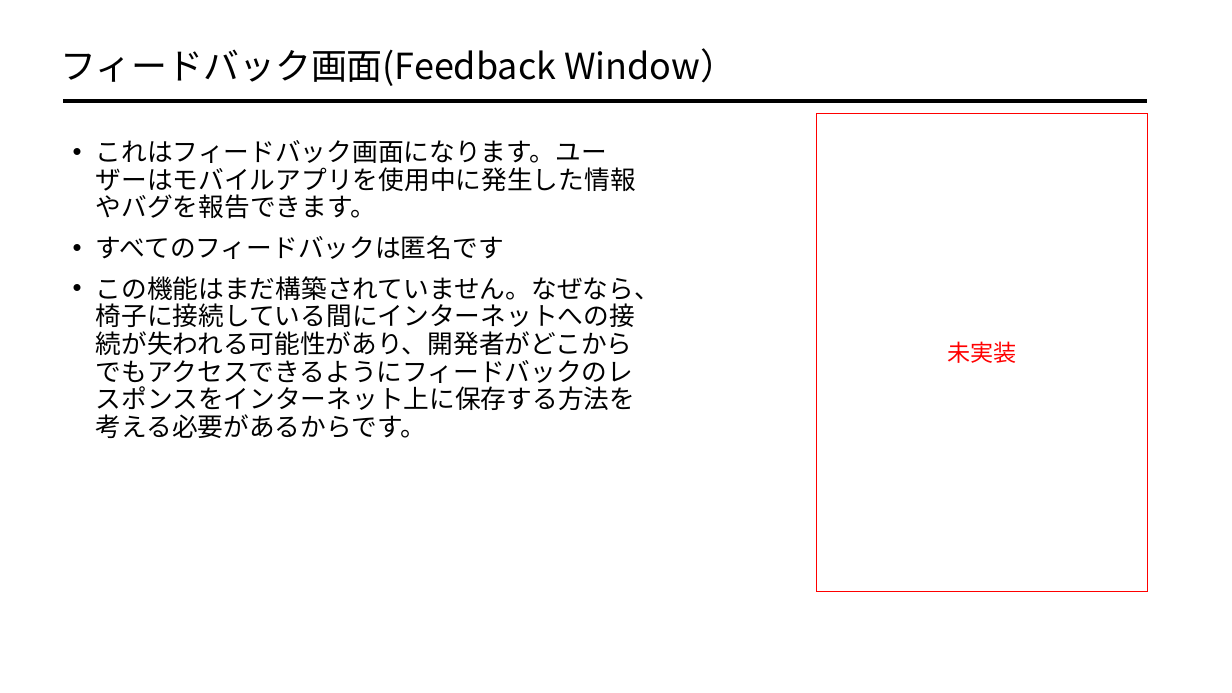
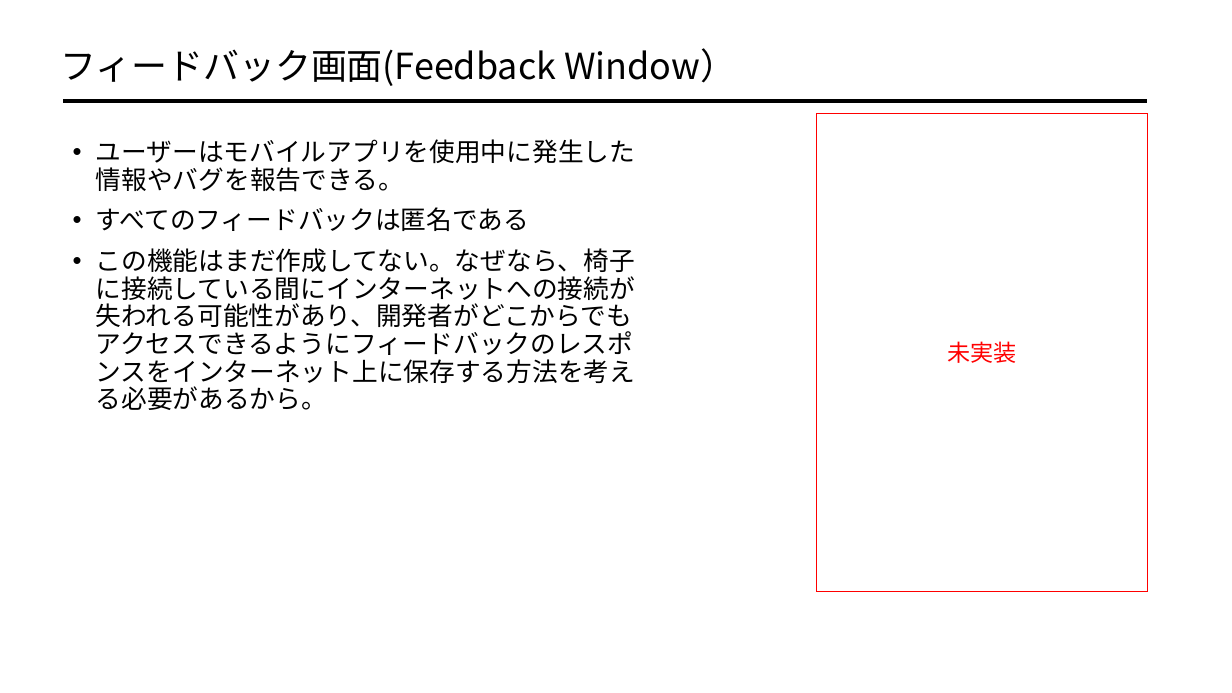
Before and after one commit to afiqfadzil/pythonProject1, a slide deck: slide 18 of LOCOMOTION.pptx (slide 19 before the commit). Drawn at 1232x693 pixels with LibreOffice and Linux fonts; fonts in the diff are those of the drawing. Boxes give left, top, right and bottom in pixels: in the first picture for what was removed or moved away, otherwise in the second. Text is boxed around its words. In the diff, an @@ line names an element or a change of style, - is before the commit and + after.

```diff
--- a/LOCOMOTION.pptx
+++ b/LOCOMOTION.pptx
@@ text at bbox=[96, 139, 636, 410]: text changed @@
-• これはフィードバック画面になります。ユーザーはモバイルアプリを使用中に発生した情報やバグを報告できます。
-• すべてのフィードバックは匿名です
-• この機能はまだ構築されていません。なぜなら、椅子に接続している間にインターネットへの接続が失われる可能性があり、開発者がどこからでもアクセスできるようにフィードバックのレスポンスをインターネット上に保存する方法を考える必要があるからです。
+• ユーザーはモバイルアプリを使用中に発生した情報やバグを報告できる。
+• すべてのフィードバックは匿名である
+• この機能はまだ作成してない。なぜなら、椅子に接続している間にインターネットへの接続が失われる可能性があり、開発者がどこからでもアクセスできるようにフィードバックのレスポンスをインターネット上に保存する方法を考える必要があるから。
```
Also in this commit, not shown: 11 other slides changed, 1 slide removed.
